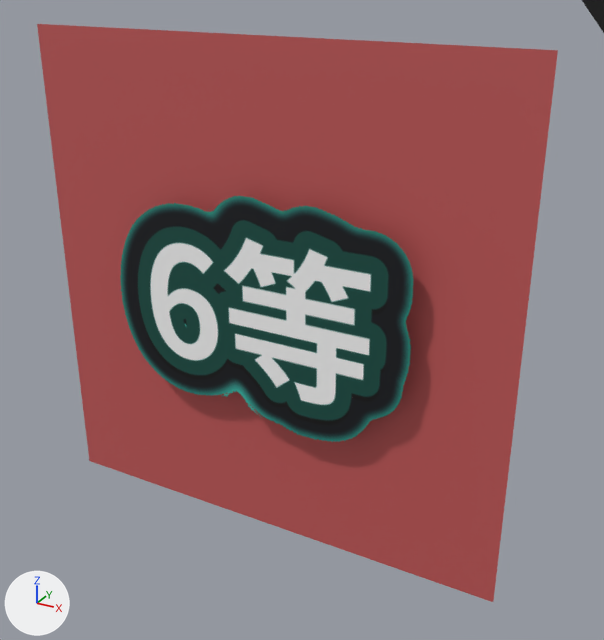
The glTF model public/presets/dice/dice_6tou_3d.glb: old version first, new version second.
Both versions are drawn from a 50 mm camera at (0.00074, -0.78116, 0.1206) aimed at (0.00007, -0.77995, 0.11999). Every picture has the same lights, and +X, +Y and +Z are marked at lower left. The older version comes first. Where no turn or scale is listed for an object, it has been applied to the vertices. Vertices at exactly the same position are counted once.

Objects in the first picture: 'badge_6等' and 1 more.
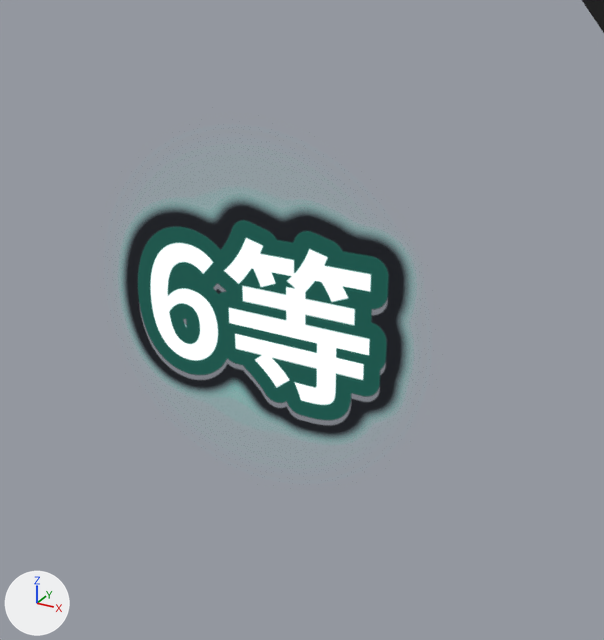
Edits to the bpy script that builds the scene:
```text
Change mat_badge_6等_front:
    remove # nodes: BsdfPrincipled, Math x2, OutputMaterial, TexImage
    nodes: BsdfPrincipled, OutputMaterial, TexImage x2
Change me_plane_005:
    used by ob_badge_6等; location = (0.0, -0.78, 0.12)
    verts and faces of me_plane_005; kept vertices keep their numbers, new ones are numbered from 8
    before: 4 (-0.000475, 0.000035, -0.000475) at pixel (89, 461), 5 (0.000475, 0.000035, -0.000475) at pixel (493, 602), 6 (-0.000475, 0.000035, 0.000475) at pixel (37, 23), 7 (0.000475, 0.000035, 0.000475) at pixel (557, 50)
    remove me_plane_005.from_pydata(...)  # 8 vertices, 12 faces; spans x -0.000475..0.000475, y 0.0..0.000035, z -0.000475..0.000475
    add me_plane_005.from_pydata(...)  # 8 vertices, 10 faces; spans x -0.000475..0.000475, y 0.0..0.000035, z -0.000475..0.000475
    me_plane_005 part 1
    add delete_faces([(4, 6, 7), (4, 7, 5)])
    remove me_plane_005.materials.append(mat_badge_6等_rim)  # red #c45959
```

Location of each change, (x1, y1, x2, y2) in pixels of the pictures (604 x 640 px):
'badge_6等', surface changed, reshaped (lighter)
    before: (37, 24, 558, 602)
    after: (123, 199, 410, 439)
part 1 of me_plane_005, deleted (red)
    before: (37, 24, 558, 602)
